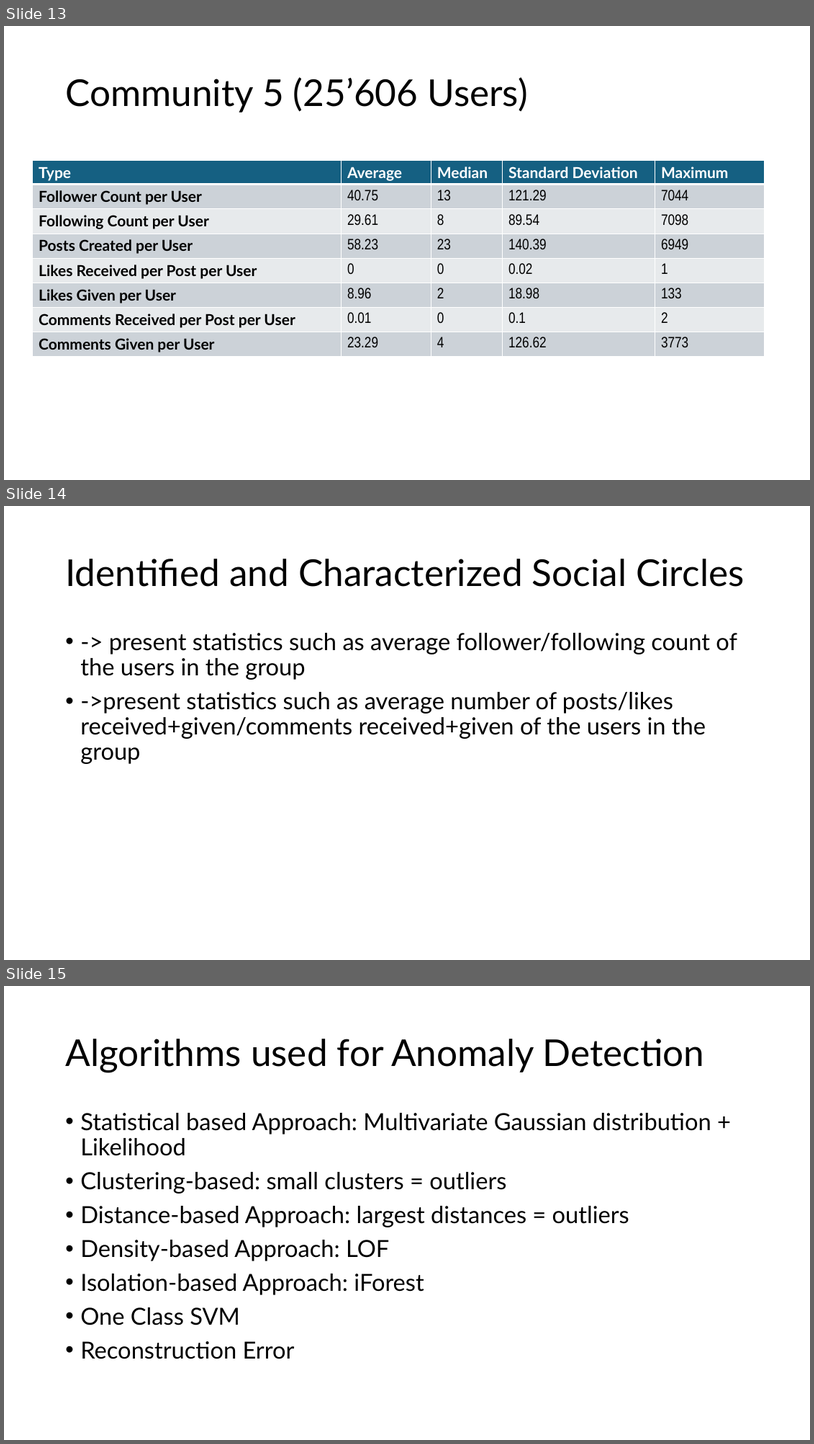
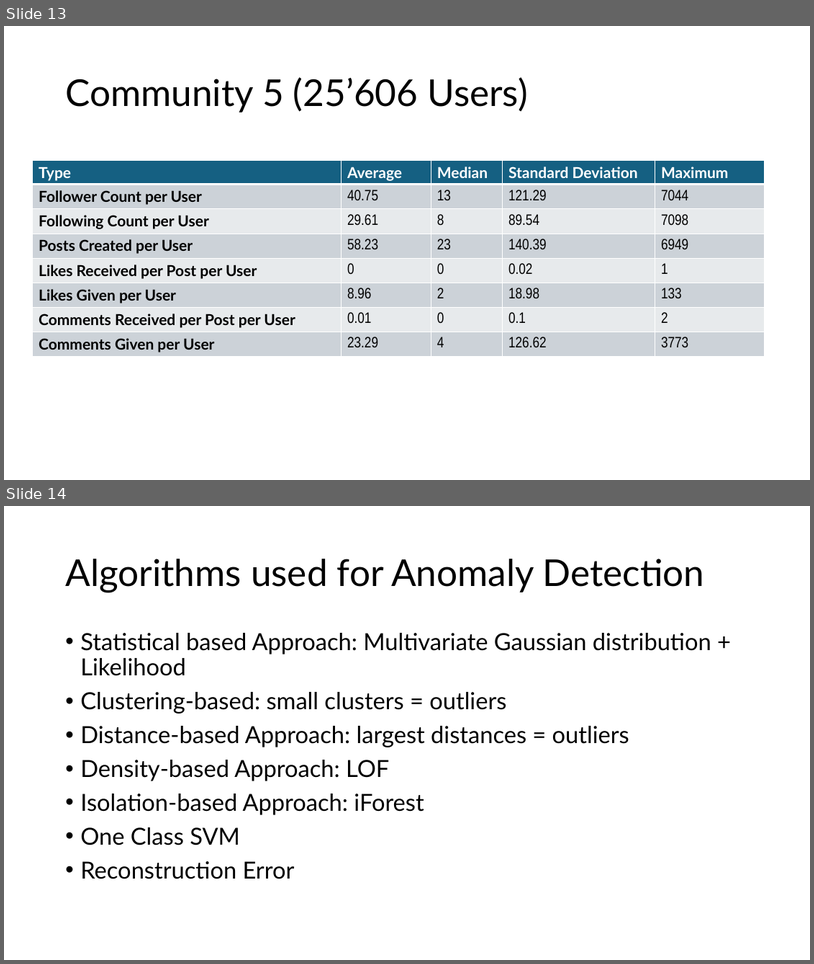
Before and after one commit to jonas-blum/data-mining-1, a slide deck: project/project-presentation.pptx. Shown one above the other, each under a label of ours: slides 13, 14 and 15 before the commit, slides 13 and 14 after it. The pictures are 814x1444 and 814x964 pixels, drawn with LibreOffice and Linux fonts; fonts in the diff are those of the drawing. Boxes give left, top, right and bottom in pixels: in the first picture for what was removed or moved away, otherwise in the second. Text is boxed around its words. In the diff, an @@ line names an element or a change of style, - is before the commit and + after.

```diff
--- a/project/project-presentation.pptx
+++ b/project/project-presentation.pptx
@@ slide 14 removed at (4, 506, 810, 960), background #FFFFFF @@
@@ title removed at (65, 559, 744, 587) @@
-Identified and Characterized Social Circles
@@ text removed at (80, 633, 738, 764) @@
-• -> present statistics such as average follower/following count of the users in the group
-• ->present statistics such as average number of posts/likes received+given/comments received+given of the users in the group
@@ what was slide 15 is now slide 14 @@
```
